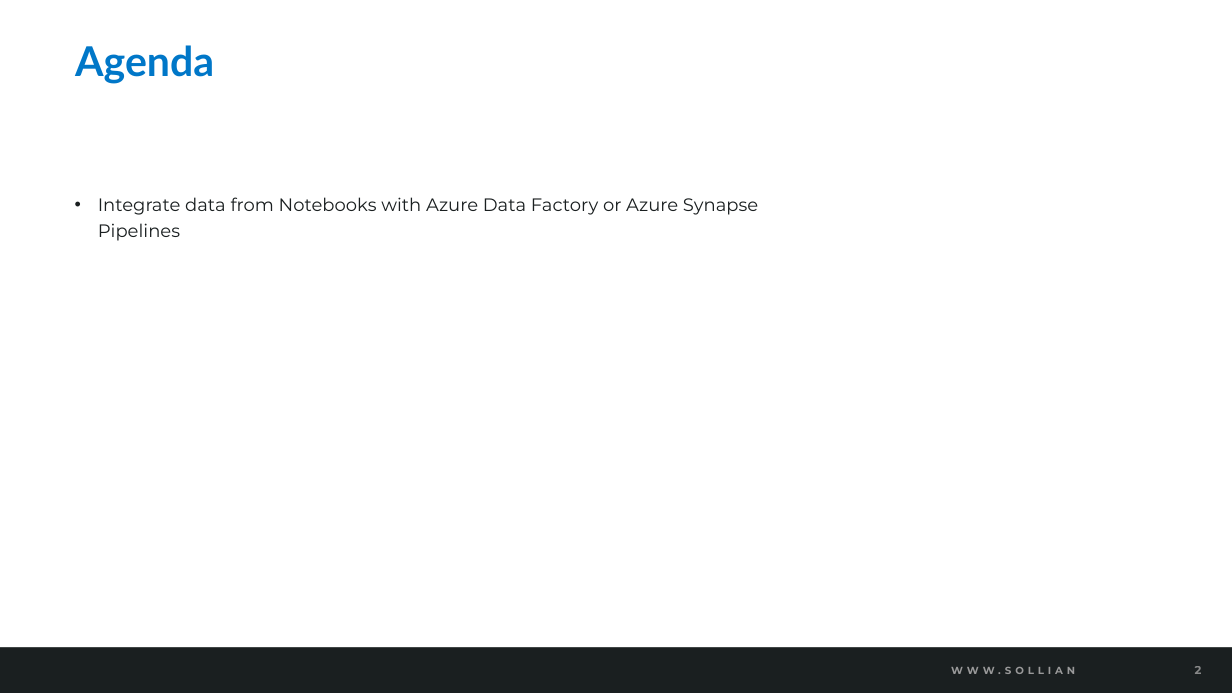
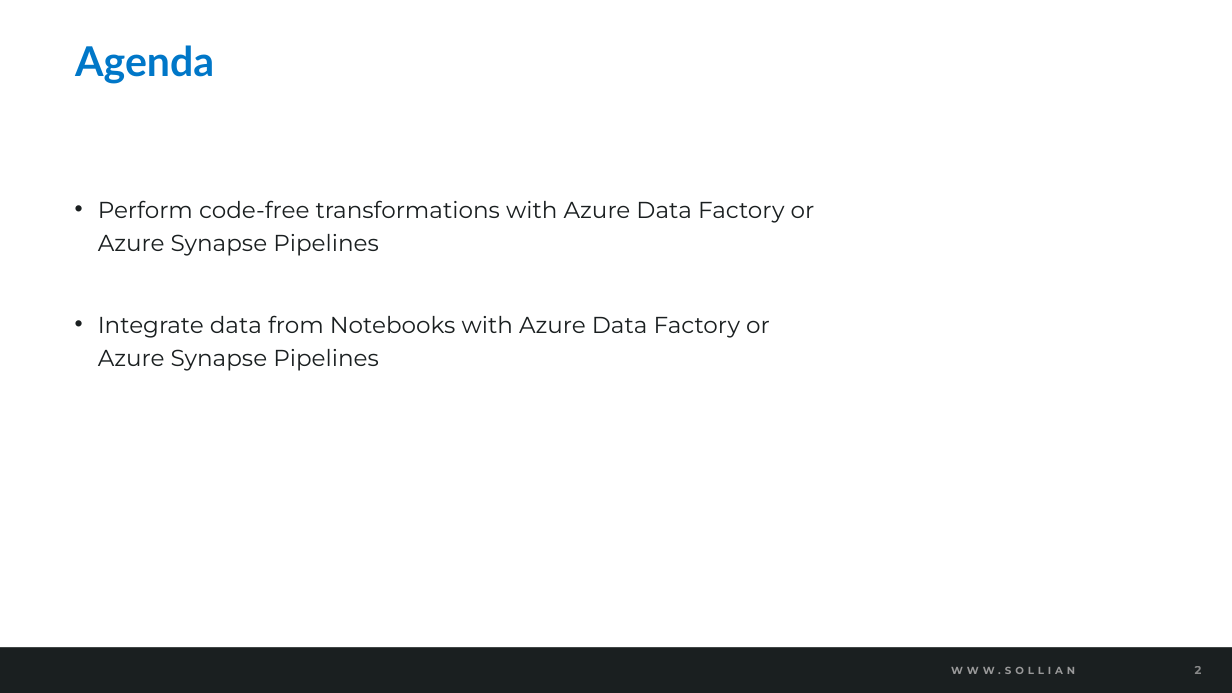
Before and after one commit to solliancenet/azure-data-engineering-conference-workshop-students, a slide deck: slide 2 of 09-Integrate data from notebooks with Azure Data Factory or Synapse Pipelines.pptx. Drawn at 1232x693 pixels with LibreOffice and Linux fonts; fonts in the diff are those of the drawing; background and template pictures are left out. Boxes give left, top, right and bottom in pixels: in the first picture for what was removed or moved away, otherwise in the second. Text is boxed around its words. In the diff, an @@ line names an element or a change of style, - is before the commit and + after.

Commit message:
Updating decks

```diff
--- a/09-Integrate data from notebooks with Azure Data Factory or Synapse Pipelines.pptx
+++ b/09-Integrate data from notebooks with Azure Data Factory or Synapse Pipelines.pptx
@@ text at [98, 200, 815, 256]: paragraph added @@
+• Perform code-free transformations with Azure Data Factory or Azure Synapse Pipelines
@@ text at [98, 315, 770, 371]: size 14 to 18 pt in "Integrate data from Notebooks with Azure Data ..." @@
```
Also in this commit, not shown: 2 other slides changed, 2 slides added, 2 slides removed, 4 other files.
